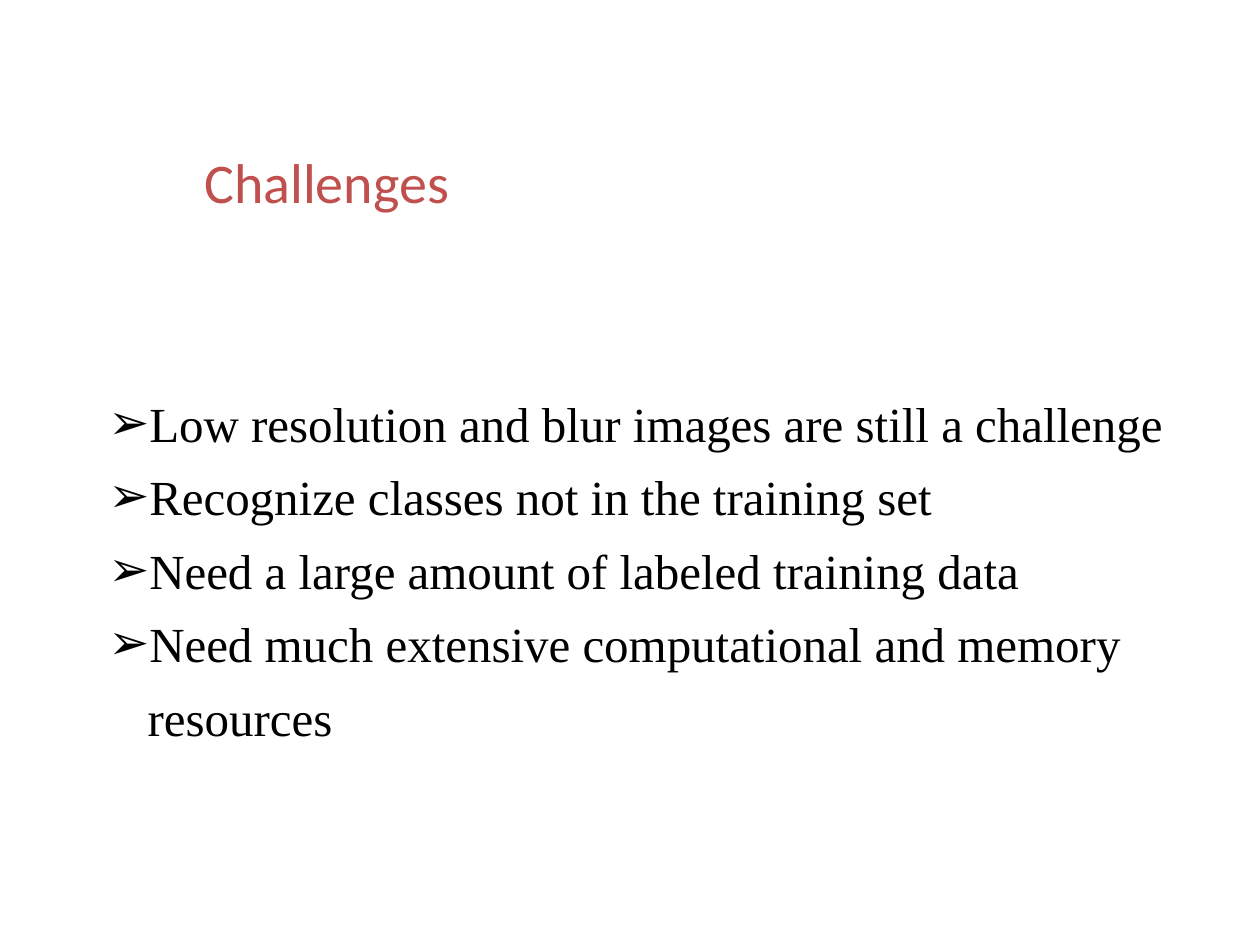
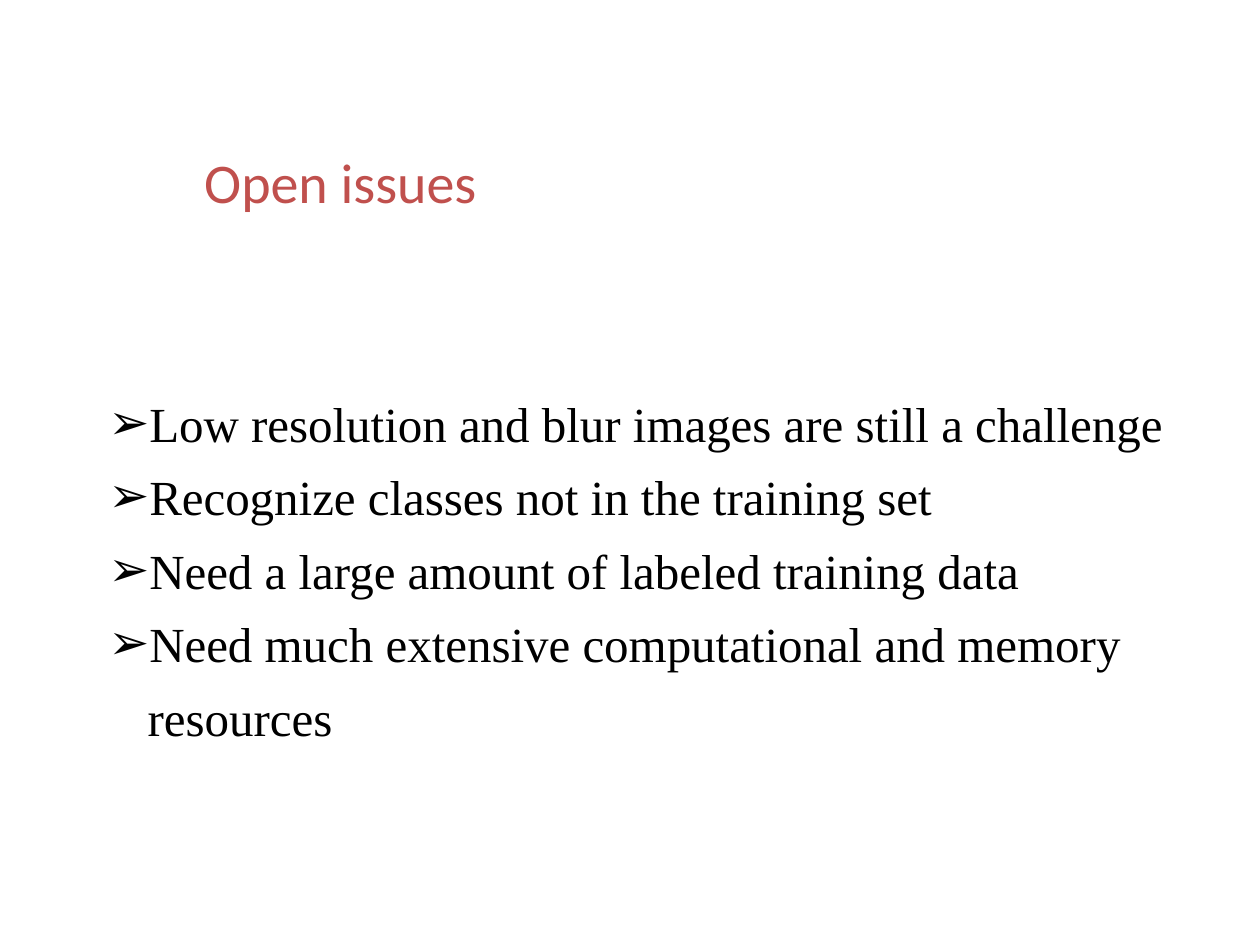
Before and after one commit to ttomchy/CV_2Project, a slide deck: slide 37 of presentation.pptx (slide 41 before the commit). Drawn at 1260x945 pixels with LibreOffice and Linux fonts; fonts in the diff are those of the drawing; background and template pictures are left out. Boxes give left, top, right and bottom in pixels: in the first picture for what was removed or moved away, otherwise in the second. Text is boxed around its words. In the diff, an @@ line names an element or a change of style, - is before the commit and + after.

```diff
--- a/presentation.pptx
+++ b/presentation.pptx
@@ text at (x1=204, y1=164, x2=477, y2=212): text changed @@
-Challenges
+Open issues
```
Also in this commit, not shown: 8 other slides changed, 2 slides added, 12 slides removed.
